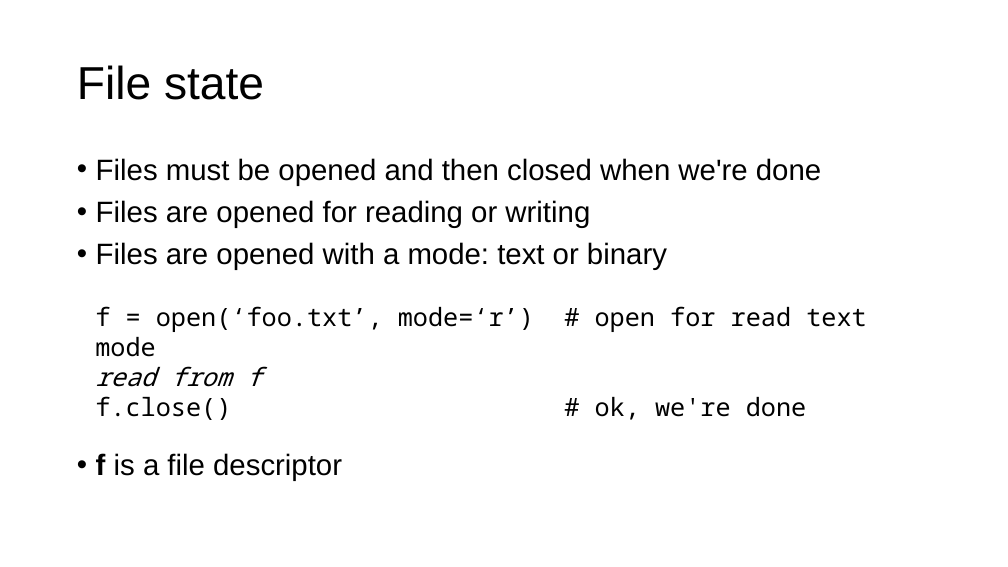
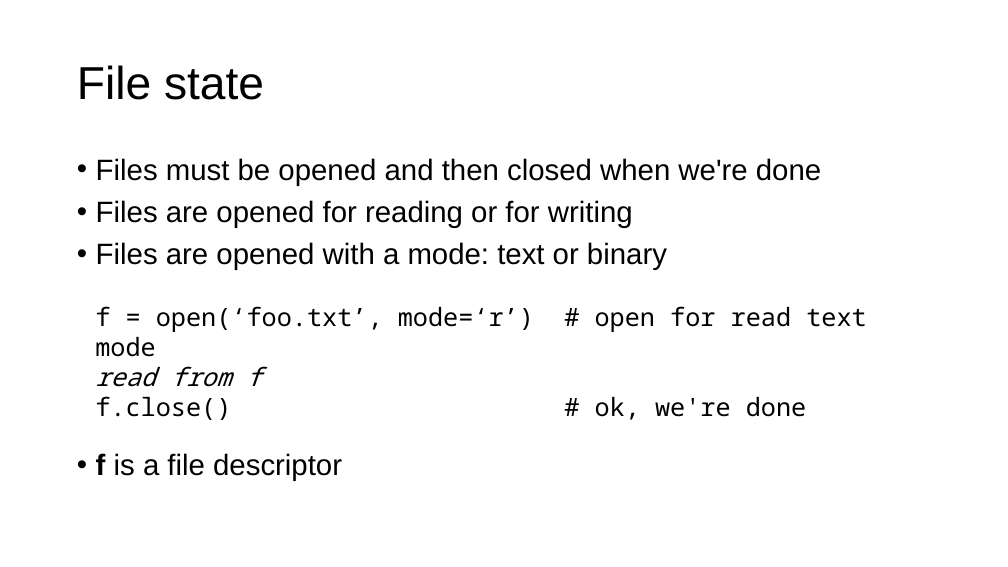
Before and after one commit to parrt/msds501, a slide deck: slide 3 of slides/files.pptx. Drawn at 1008x567 pixels with LibreOffice and Linux fonts; fonts in the diff are those of the drawing; background and template pictures are left out. Boxes give left, top, right and bottom in pixels: in the first picture for what was removed or moved away, otherwise in the second. Text is boxed around its words. In the diff, an @@ line names an element or a change of style, - is before the commit and + after.

```diff
--- a/slides/files.pptx
+++ b/slides/files.pptx
@@ text at box(96, 200, 633, 228): text changed @@
-• Files are opened for reading or writing
+• Files are opened for reading or for writing
```
Also in this commit, not shown: 2 other slides changed, 2 slides added, 3 other files.
